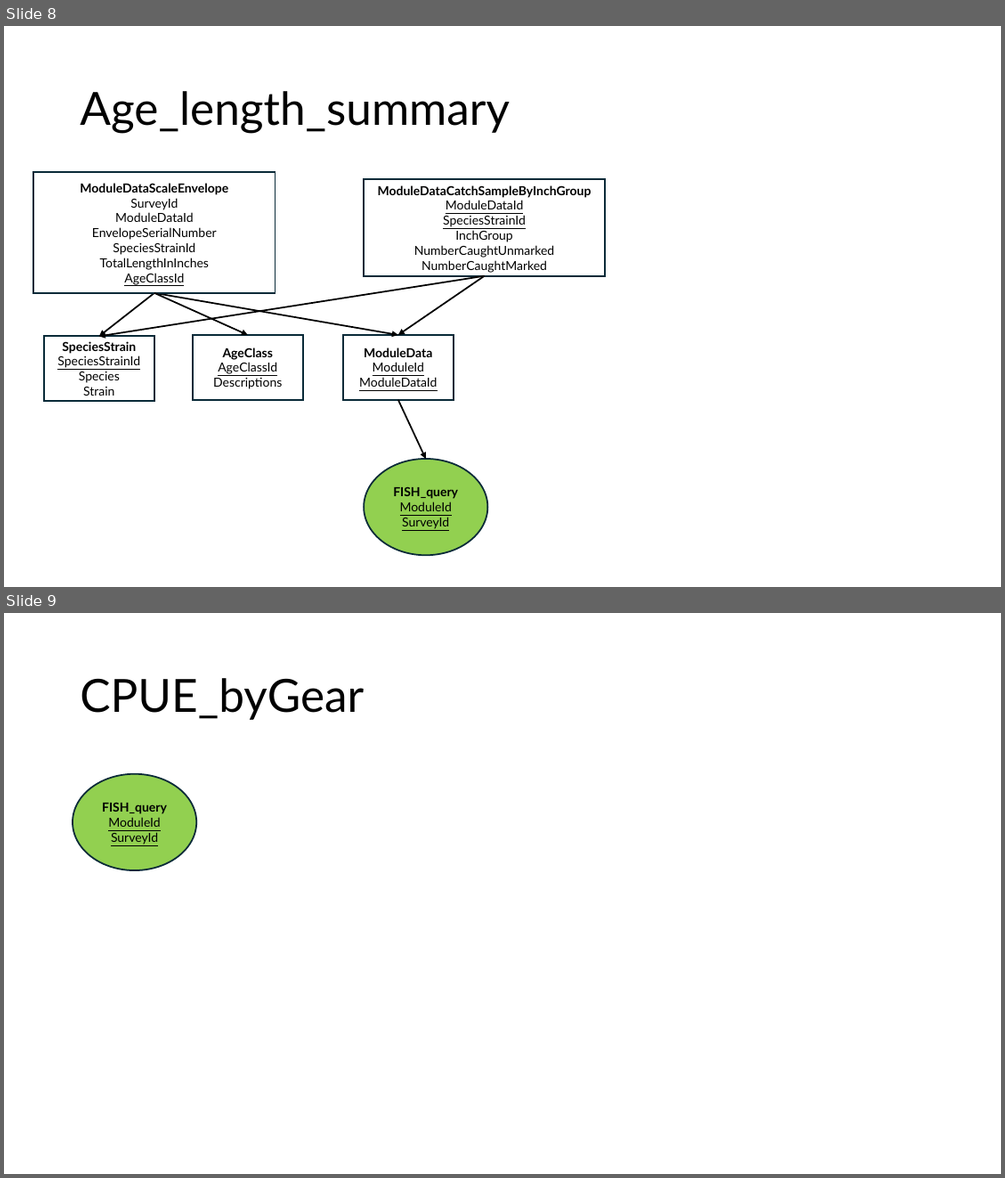
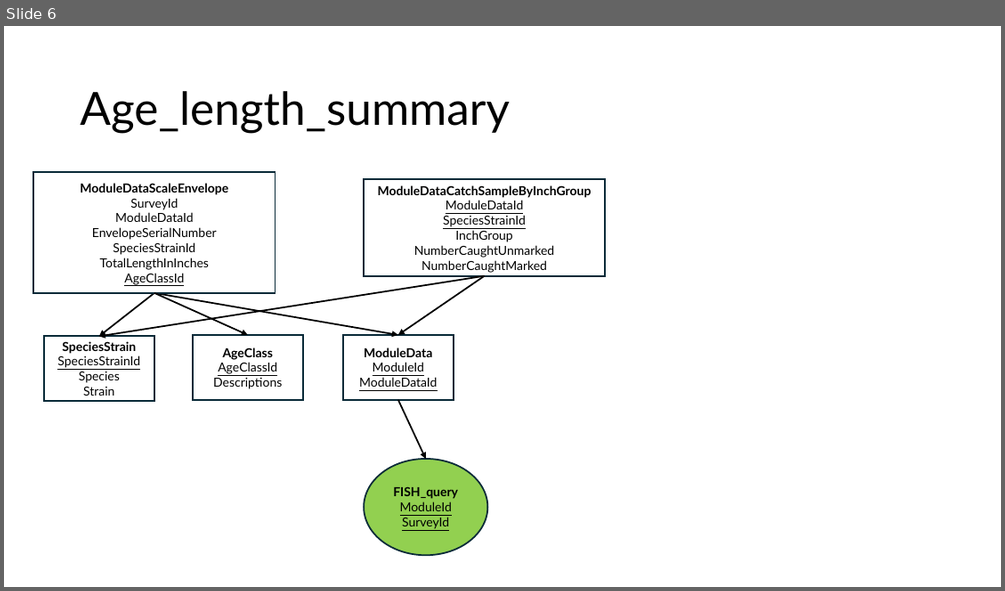
Before and after one commit to DNRFISH/MFA, a slide deck: dev/MFA_table_joins.pptx. Shown one above the other, each under a label of ours: slides 8 and 9 before the commit, slide 6 after it. The pictures are 1005x1178 and 1005x591 pixels, drawn with LibreOffice and Linux fonts; fonts in the diff are those of the drawing. Boxes give left, top, right and bottom in pixels: in the first picture for what was removed or moved away, otherwise in the second. Text is boxed around its words. In the diff, an @@ line names an element or a change of style, - is before the commit and + after.

```diff
--- a/dev/MFA_table_joins.pptx
+++ b/dev/MFA_table_joins.pptx
@@ slide 9 removed at <box>4,613,1001,1174</box>, background #FFFFFF @@
@@ title removed at <box>80,678,364,720</box> @@
-CPUE_byGear
@@ ellipse removed at <box>73,774,197,870</box> @@
-FISH_query
-ModuleId
-SurveyId
@@ what was slide 8 is now slide 6 @@
```
Also in this commit, not shown: 1 slide changed, 2 other slides removed.
